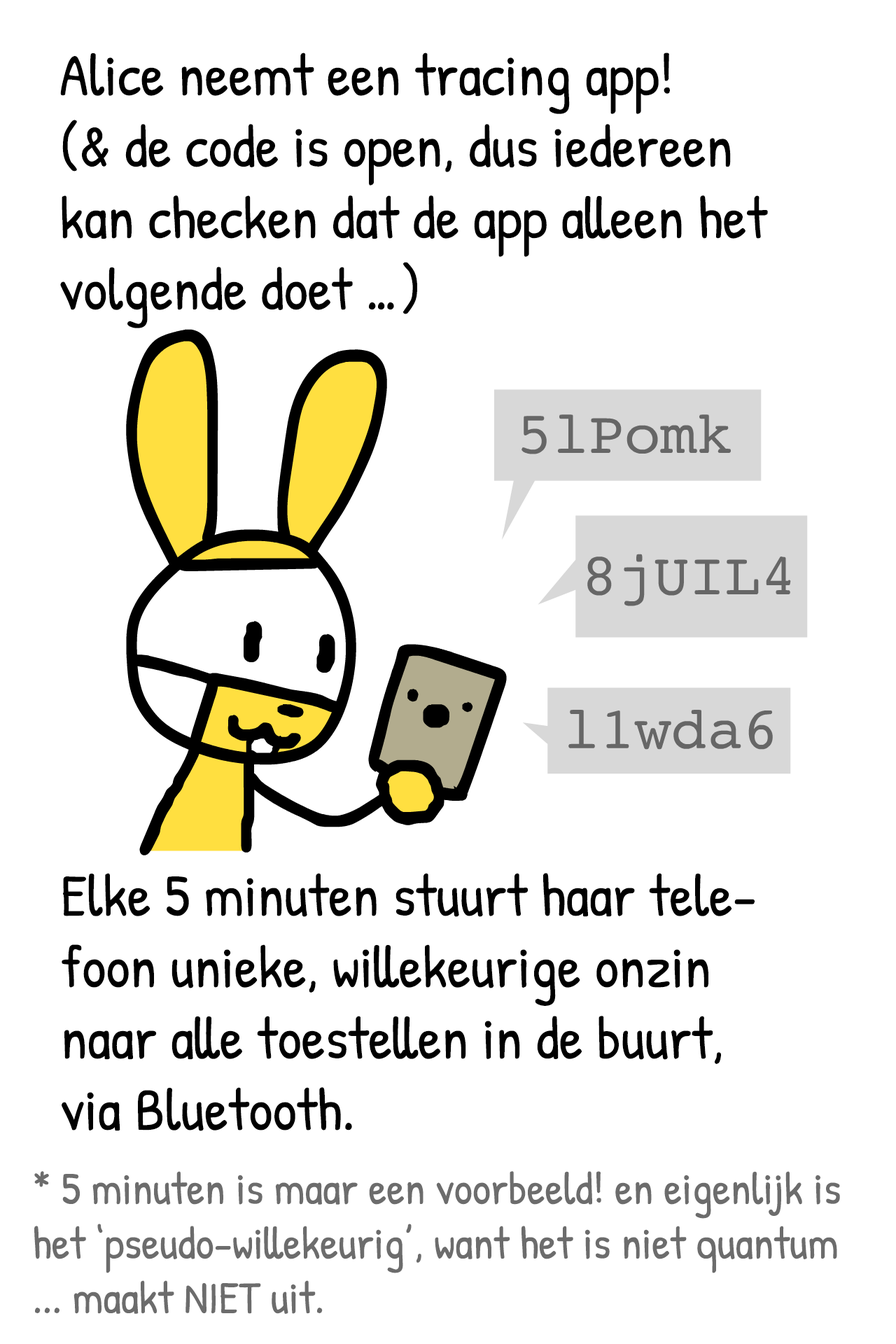
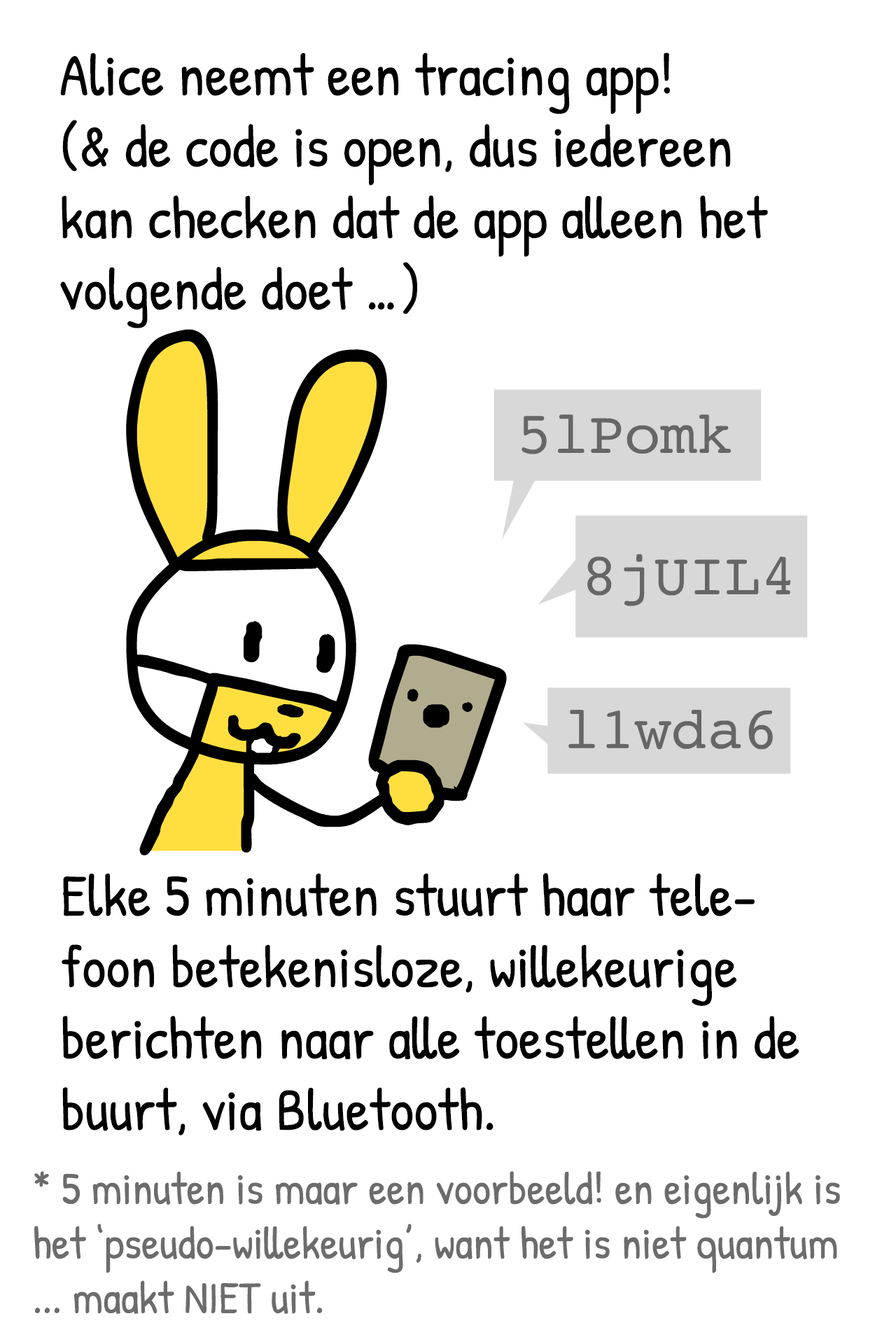
Layers edited between the first and the second 896×1344 image:
renamed "Elke 5 minuten stuurt haar tele- foon unieke, willekeurige onzi" to "Elke 5 minuten stuurt haar tele- foon betekenisloze, willekeuri", painted on it over [61,943,800,1135]
